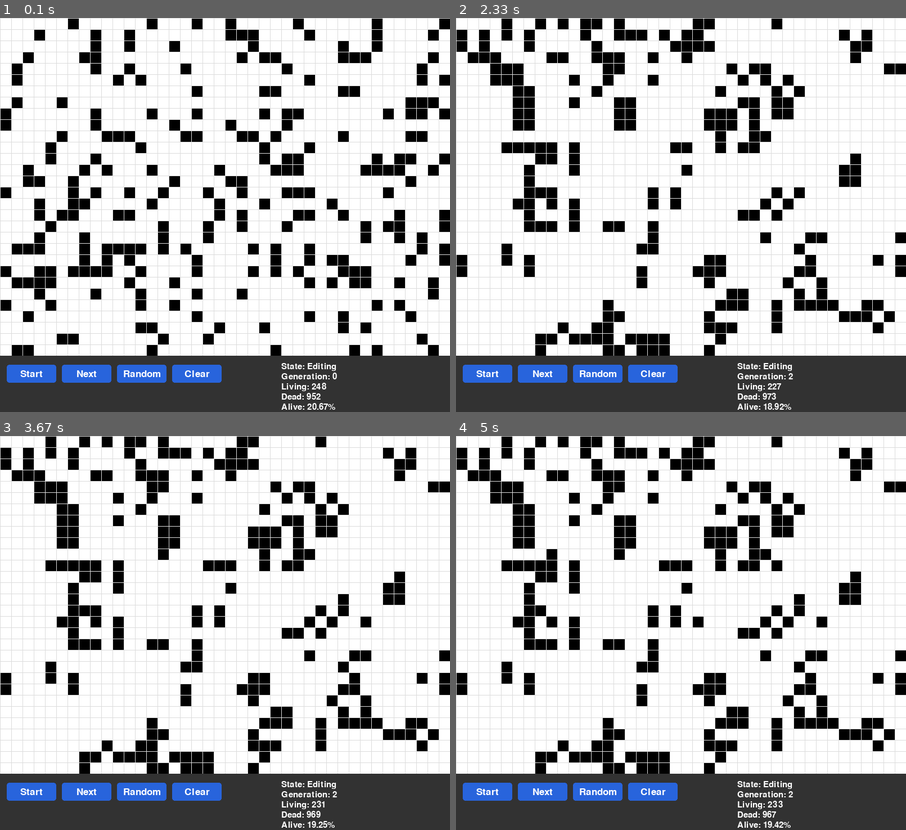
Above: before the commit, frames 1-4 (two rows, left to right).
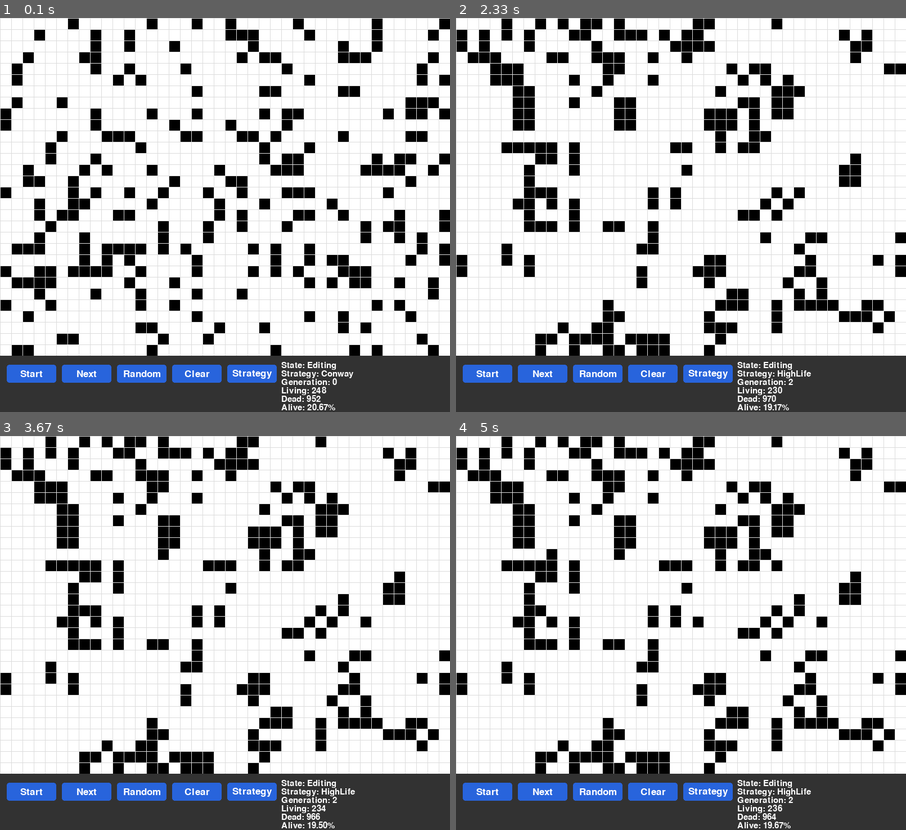
Above: after the commit, the same moments.

Repository: Stentzler/game-of-life-design-patterns
Game: pygame game, started from src/game_of_life/app.py
The game is run twice, just before and just after one commit, with the same random seed, the same clock (stepped at 60 frames per second) and the same inputs.
Inputs (mouse positions are in pixels of both pictures, inside the frame that each line leads up to):
- Up to frame 1 (0.1 s): no input
- Up to frame 2 (2.33 s): click "Start" at 0.38 s; click "Edit" at 0.72 s; click (708, 372) at 1.05 s, where only the run after the commit has a clickable "Strategy"; click "Random" at 1.38 s; click (690, 81) at 1.72 s; click "Next" at 2.05 s
- Up to frame 3 (3.67 s): click (211, 566) at 2.38 s; click (162, 550) at 2.72 s; click (342, 597) at 3.05 s; click (364, 625) at 3.38 s
- Up to frame 4 (5 s): click (775, 562) at 3.72 s; click (550, 558) at 4.05 s; click (699, 617) at 4.38 s; click (550, 609) at 4.72 s

The runs differ from the first frame. In frame 1, 1.2% of the frame differs, in the area x 50-79%, y 87-100%; in frame 2, 1.4%, in the area x 25-79%, y 3-100%; in frame 3, 1.4%; in frame 4, 1.4%.

Commit message:
feat: added switching strategy logic

Diff:
--- a/src/game_of_life/app.py
+++ b/src/game_of_life/app.py
@@ -8,9 +8,14 @@
     SimulationAction,
     SimulationCommand,
     SimulationState,
+    StateFactory,
 )
-from game_of_life.states.editing import EditingState
-from game_of_life.strategies import ConwayEvolutionStrategy
+from game_of_life.states.factory import SimulationStateFactory
+from game_of_life.strategies import (
+    ConwayEvolutionStrategy,
+    EvolutionStrategy,
+    HighLifeEvolutionStrategy,
+)
 
 
 class GameOfLifeApp:
@@ -35,6 +40,8 @@
         evolution_interval: float = config.EVOLUTION_INTERVAL,
         random_alive_probability: float = config.RANDOM_ALIVE_PROBABILITY,
         summary: SimulationSummaryObserver | None = None,
+        state_factory: StateFactory | None = None,
+        available_strategies: list[EvolutionStrategy] | None = None,
     ):
         """Create an application context.
 
@@ -47,18 +54,28 @@
             random_alive_probability: Probability used by the randomize button.
             summary: Optional observer that stores the latest simulation summary
                 for the renderer.
+            state_factory: Optional factory used to create concrete application
+                states. If omitted, the default `SimulationStateFactory` is used.
+            available_strategies: Ordered strategy objects available to the
+                Strategy switch button. If omitted, Conway and HighLife are
+                available.
 
         Study note:
             The engine still owns simulation rules and grid updates. The app
-            owns application mode. Keeping those responsibilities separate makes
-            the design easier to reason about.
+            owns application mode and the list of selectable strategies. Keeping
+            those responsibilities separate makes the design easier to reason
+            about.
         """
         self.engine = engine
-        self.current_state = initial_state or EditingState()
+        self.summary = summary
+        self.is_running = True
         self.evolution_interval = evolution_interval
         self.random_alive_probability = random_alive_probability
-        self.summary = summary
-        self.is_running = True
+        self.state_factory = state_factory or SimulationStateFactory()
+        self.available_strategies = (
+            available_strategies or self._create_default_strategies()
+        )
+        self.current_state = initial_state or self.state_factory.create_editing()
 
     def handle_event(self, command: SimulationCommand) -> None:
         """Delegate one command to the current state.
@@ -86,6 +103,52 @@
         """
         self.current_state = state
 
+    def switch_to_next_strategy(self) -> None:
+        """Replace the engine strategy with the next available strategy.
+
+        This method is called by `EditingState`, because editing mode decides
+        that strategy switching is allowed. The app owns the available strategy
+        list, and the engine only receives the selected strategy through
+        `replace_strategy(...)`.
+
+        Study note:
+            This keeps the Strategy pattern boundary clear:
+
+            - `GameOfLifeApp` knows which strategies are available;
+            - `EditingState` knows when switching is allowed;
+            - `GameEngine` only knows how to replace its current strategy.
+        """
+        current_index = self._current_strategy_index()
+        next_index = (current_index + 1) % len(self.available_strategies)
+        self.engine.replace_strategy(self.available_strategies[next_index])
+
+    @property
+    def current_strategy_name(self) -> str:
+        """Return a readable name for the active evolution strategy."""
+        return self.engine.strategy.__class__.__name__.replace("EvolutionStrategy", "")
+
+    def _current_strategy_index(self) -> int:
+        """Return the index of the active strategy in `available_strategies`.
+
+        Strategies are compared by concrete class. This allows the engine to be
+        created with one `ConwayEvolutionStrategy` instance while the app owns
+        another `ConwayEvolutionStrategy` instance in its selectable list.
+        """
+        current_strategy_type = type(self.engine.strategy)
+
+        for index, strategy in enumerate(self.available_strategies):
+            if type(strategy) is current_strategy_type:
+                return index
+
+        return -1
+
+    def _create_default_strategies(self) -> list[EvolutionStrategy]:
+        """Create the default strategy list available in the UI."""
+        return [
+            ConwayEvolutionStrategy(),
+            HighLifeEvolutionStrategy(),
+        ]
+
     def stop(self) -> None:
         """Mark the application as no longer running."""
         self.is_running = False
@@ -128,9 +191,13 @@
     grid, engine, strategy, observers, and app context.
     """
     grid = Grid(width=config.GRID_COLUMNS, height=config.GRID_ROWS)
+    available_strategies: list[EvolutionStrategy] = [
+        ConwayEvolutionStrategy(),
+        HighLifeEvolutionStrategy(),
+    ]
     engine = GameEngine(
         grid=grid,
-        strategy=ConwayEvolutionStrategy(),
+        strategy=available_strategies[0],
     )
     summary = SimulationSummaryObserver()
 
@@ -143,6 +210,7 @@
         evolution_interval=config.EVOLUTION_INTERVAL,
         random_alive_probability=config.RANDOM_ALIVE_PROBABILITY,
         summary=summary,
+        available_strategies=available_strategies,
     )
 
 
--- a/src/game_of_life/pygame_ui/renderer.py
+++ b/src/game_of_life/pygame_ui/renderer.py
@@ -144,6 +144,7 @@
 
         lines = [
             f"State: {state_name}",
+            f"Strategy: {app.current_strategy_name}",
             f"Generation: {app.engine.generation}",
             f"Living: {living_cells}",
             f"Dead: {dead_cells}",
@@ -151,12 +152,12 @@
         ]
 
         x = 500
-        y = config.GRID_HEIGHT + 12
+        y = config.GRID_HEIGHT + 10
 
         for line in lines:
             text = self.small_font.render(line, True, config.WHITE)
             self.screen.blit(text, (x, y))
-            y += 18
+            y += 15
 
     def _build_buttons(self, app: GameOfLifeApp) -> list[Button]:
         """Build the visible buttons for the current state."""
@@ -187,6 +188,7 @@
                 ("Next", SimulationAction.NEXT_GENERATION),
                 ("Random", SimulationAction.RANDOMIZE_GRID),
                 ("Clear", SimulationAction.CLEAR_GRID),
+                ("Strategy", SimulationAction.SWITCH_STRATEGY),
             ]
 
         if isinstance(app.current_state, RunningState):
--- a/src/game_of_life/states/__init__.py
+++ b/src/game_of_life/states/__init__.py
@@ -3,8 +3,10 @@
     SimulationCommand,
     SimulationState,
     StateContext,
+    StateFactory,
 )
 from game_of_life.states.editing import EditingState
+from game_of_life.states.factory import SimulationStateFactory
 from game_of_life.states.paused import PausedState
 from game_of_life.states.running import RunningState
 
@@ -15,5 +17,7 @@
     "SimulationAction",
     "SimulationCommand",
     "SimulationState",
+    "SimulationStateFactory",
     "StateContext",
+    "StateFactory",
 ]
--- a/src/game_of_life/states/base.py
+++ b/src/game_of_life/states/base.py
@@ -28,6 +28,7 @@
     NEXT_GENERATION = "next_generation"
     CLEAR_GRID = "clear_grid"
     RANDOMIZE_GRID = "randomize_grid"
+    SWITCH_STRATEGY = "switch_strategy"
 
 
 @dataclass(frozen=True)
@@ -49,6 +50,29 @@
     x: int | None = None
     y: int | None = None
 
+
+class StateFactory(Protocol):
+    """Describe how concrete simulation states are created.
+
+    This protocol is the small interface used by concrete states when they need
+    to transition to another mode.
+
+    Study note:
+        This introduces the Factory pattern without coupling the State classes
+        to each other. A state still decides *which* state comes next, but the
+        factory decides *how* that next state object is built.
+    """
+
+    def create_editing(self) -> SimulationState:
+        """Create the editable simulation state."""
+
+    def create_running(self, evolution_interval: float) -> SimulationState:
+        """Create the running simulation state."""
+
+    def create_paused(self) -> SimulationState:
+        """Create the paused simulation state."""
+
+
 class StateContext(Protocol):
     """Describe what states need from the application context.
 
@@ -57,6 +81,7 @@
 
     - access to the domain engine;
     - access to the configured evolution interval;
+    - access to a state factory;
     - a way to replace the current state.
 
     Study note:
@@ -68,9 +93,14 @@
     engine: GameEngine
     evolution_interval: float
     random_alive_probability: float
+    state_factory: StateFactory
 
     def change_state(self, state: SimulationState) -> None:
         """Replace the current state."""
+
+    def switch_to_next_strategy(self) -> None:
+        """Replace the engine strategy with the next available strategy."""
+
 
 class SimulationState(ABC):
     """Define the interface for application modes.
--- a/src/game_of_life/states/editing.py
+++ b/src/game_of_life/states/editing.py
@@ -30,14 +30,15 @@
         - `NEXT_GENERATION`: advance exactly one generation manually.
         - `CLEAR_GRID`: remove all living cells;
         - `RANDOMIZE_GRID`: fill the board with random living cells.
+        - `SWITCH_STRATEGY`: replace the evolution rule used by the engine.
 
         Other commands are ignored because they do not make sense while editing.
         """
         if command.action == SimulationAction.START:
-            # Local import avoids circular imports between concrete states.
-            from game_of_life.states.running import RunningState
-
-            context.change_state(RunningState(evolution_interval=context.evolution_interval))
+            next_state = context.state_factory.create_running(
+                evolution_interval=context.evolution_interval
+            )
+            context.change_state(next_state)
             return
 
         if command.action == SimulationAction.TOGGLE_CELL:
@@ -54,6 +55,10 @@
 
         if command.action == SimulationAction.RANDOMIZE_GRID:
             context.engine.randomize_grid(context.random_alive_probability)
+            return
+
+        if command.action == SimulationAction.SWITCH_STRATEGY:
+            context.switch_to_next_strategy()
 
     def update(self, context: StateContext, delta_time: float) -> None:
         """Do nothing while editing.
--- /dev/null
+++ b/src/game_of_life/states/factory.py
@@ -0,0 +1,51 @@
+from __future__ import annotations
+
+from game_of_life.states.base import SimulationState
+from game_of_life.states.editing import EditingState
+from game_of_life.states.paused import PausedState
+from game_of_life.states.running import RunningState
+
+
+class SimulationStateFactory:
+    """Create concrete simulation states.
+
+    This class is a small Factory pattern implementation.
+
+    The factory has one responsibility: centralize the creation of concrete
+    State objects. It does not decide when transitions happen. That decision
+    remains inside `EditingState`, `RunningState`, and `PausedState`.
+
+    Study note:
+        This is useful because concrete states often need to transition to one
+        another. If every state imports every other state directly, circular
+        imports can appear. The factory gives states a single creation API:
+
+            context.state_factory.create_running(...)
+
+        So the state keeps the transition rule, while object construction lives
+        in one place.
+    """
+
+    def create_editing(self) -> SimulationState:
+        """Create the editable state.
+
+        Editing mode allows the user to toggle cells and manually advance one
+        generation.
+        """
+        return EditingState()
+
+    def create_running(self, evolution_interval: float) -> SimulationState:
+        """Create the running state.
+
+        Args:
+            evolution_interval: Number of seconds between automatic generation
+                updates.
+        """
+        return RunningState(evolution_interval=evolution_interval)
+
+    def create_paused(self) -> SimulationState:
+        """Create the paused state.
+
+        Paused mode stops automatic evolution and locks grid editing.
+        """
+        return PausedState()
--- a/src/game_of_life/states/paused.py
+++ b/src/game_of_life/states/paused.py
@@ -29,10 +29,10 @@
         All other commands are ignored because paused mode is locked.
         """
         if command.action == SimulationAction.RESUME:
-            # Local import avoids circular imports between concrete states.
-            from game_of_life.states.running import RunningState
-
-            context.change_state(RunningState(evolution_interval=context.evolution_interval))
+            next_state = context.state_factory.create_running(
+                evolution_interval=context.evolution_interval
+            )
+            context.change_state(next_state)
 
     def update(self, context: StateContext, delta_time: float) -> None:
         """Do nothing while paused.
--- a/src/game_of_life/states/running.py
+++ b/src/game_of_life/states/running.py
@@ -53,17 +53,11 @@
         active simulation.
         """
         if command.action == SimulationAction.PAUSE:
-            # Local import avoids circular imports between concrete states.
-            from game_of_life.states.paused import PausedState
-
-            context.change_state(PausedState())
+            context.change_state(context.state_factory.create_paused())
             return
 
         if command.action == SimulationAction.EDIT:
-            # Local import avoids circular imports between concrete states.
-            from game_of_life.states.editing import EditingState
-
-            context.change_state(EditingState())
+            context.change_state(context.state_factory.create_editing())
 
     def update(self, context: StateContext, delta_time: float) -> None:
         """Advance generations when enough time has passed.
--- a/tests/test_states.py
+++ b/tests/test_states.py
@@ -10,7 +10,7 @@
     SimulationAction,
     SimulationCommand,
 )
-from game_of_life.strategies import ConwayEvolutionStrategy
+from game_of_life.strategies import ConwayEvolutionStrategy, HighLifeEvolutionStrategy
 
 
 def create_app(evolution_interval: float = 1.0) -> GameOfLifeApp:
@@ -61,6 +61,14 @@
     assert isinstance(app.current_state, RunningState)
 
 
+def test_editing_state_can_switch_strategy() -> None:
+    app = create_app()
+
+    app.handle_event(SimulationCommand(SimulationAction.SWITCH_STRATEGY))
+
+    assert isinstance(app.engine.strategy, HighLifeEvolutionStrategy)
+
+
 def test_running_state_advances_after_interval() -> None:
     app = create_app(evolution_interval=1.0)
     app.handle_event(SimulationCommand(SimulationAction.START))
@@ -85,6 +93,15 @@
     )
 
     assert not app.engine.grid.is_alive(0, 0)
+
+
+def test_running_state_ignores_strategy_switch() -> None:
+    app = create_app()
+    app.handle_event(SimulationCommand(SimulationAction.START))
+
+    app.handle_event(SimulationCommand(SimulationAction.SWITCH_STRATEGY))
+
+    assert isinstance(app.engine.strategy, ConwayEvolutionStrategy)
 
 
 def test_running_can_pause_and_paused_can_resume() -> None:
